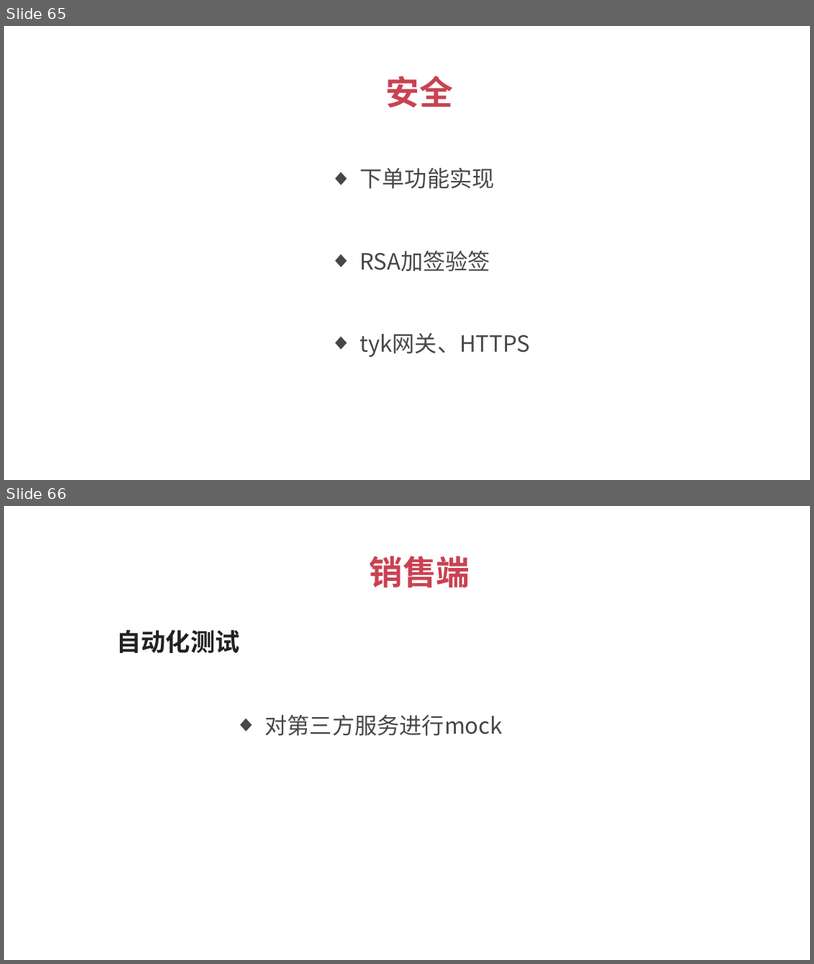
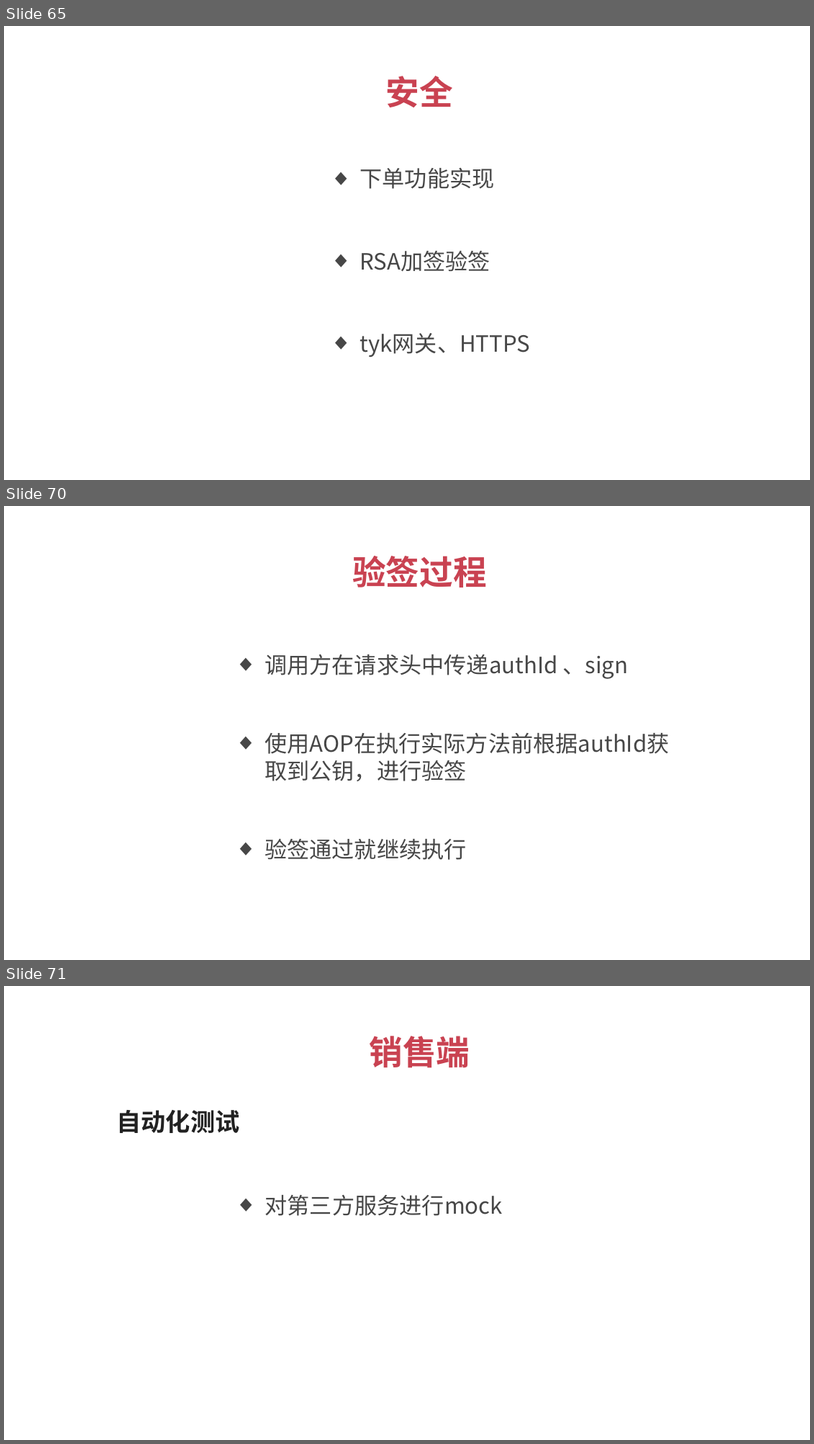
Before and after one commit to 1329555958/financial, a slide deck: 理财平台.pptx. Shown one above the other, each under a label of ours: slides 65 and 66 before the commit, slides 65, 70 and 71 after it; the slides between them are not shown. The pictures are 814x964 and 814x1444 pixels, drawn with LibreOffice and Linux fonts; fonts in the diff are those of the drawing. Boxes give left, top, right and bottom in pixels: in the first picture for what was removed or moved away, otherwise in the second. Text is boxed around its words. In the diff, an @@ line names an element or a change of style, - is before the commit and + after.

```diff
--- a/理财平台.pptx
+++ b/理财平台.pptx
@@ slide 70 added at box(4, 506, 810, 960), background #FFFFFF @@
@@ text added at box(352, 556, 487, 587), 30 pt, text #C94251, bold @@
+验签过程
@@ text added at box(265, 654, 629, 679), 20 pt, text #474747 @@
+  ◆ 调用方在请求头中传递authId 、sign
@@ text added at box(265, 733, 669, 781), 20 pt, text #474747 @@
+  ◆ 使用AOP在执行实际方法前根据authId获取到公钥，进行验签
@@ text added at box(265, 839, 466, 860), 20 pt, text #474747 @@
+  ◆ 验签通过就继续执行
@@ what was slide 66 is now slide 71 @@
```
Also in this commit, not shown: 4 other slides added, 9 other files.
